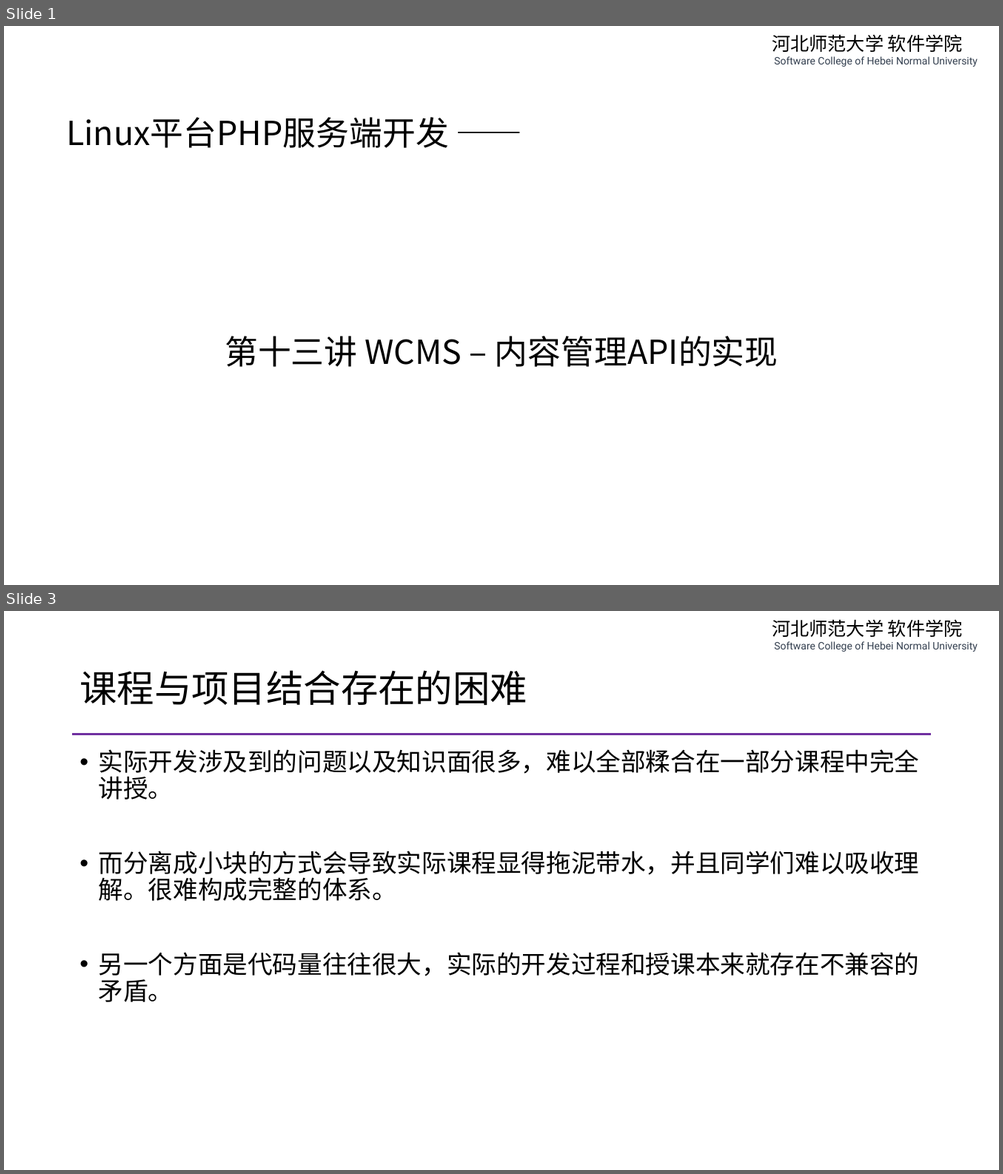
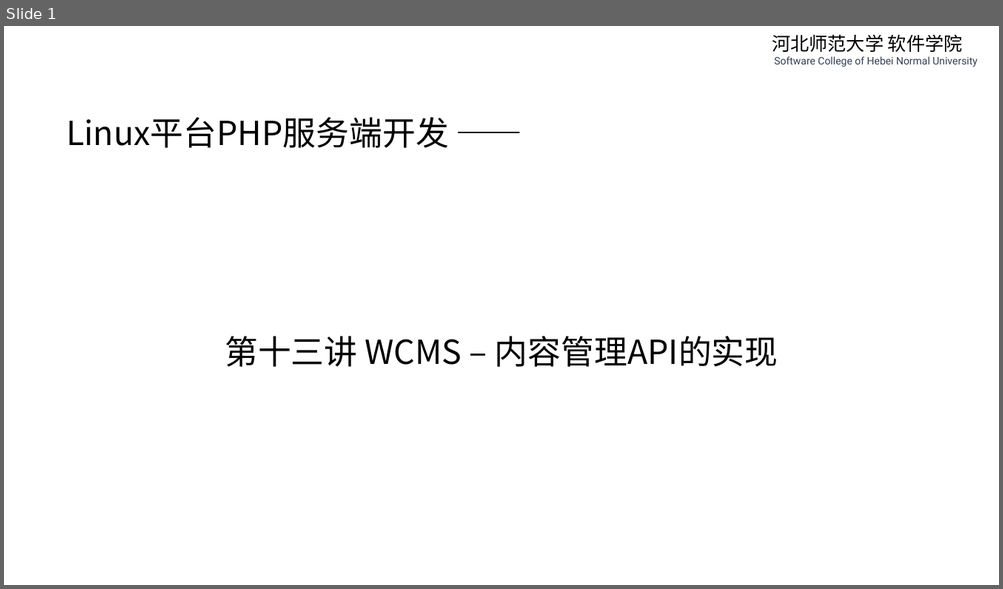
Before and after one commit to edu2act/course-php-serverside-development-on-linux, a slide deck: materials/slides/ch13-wcms-content-management.pptx. Shown one above the other, each under a label of ours: slides 1 and 3 before the commit, slide 1 after it; the slides between them are not shown. The pictures are 1003x1174 and 1003x589 pixels, drawn with LibreOffice and Linux fonts; fonts in the diff are those of the drawing. Boxes give left, top, right and bottom in pixels: in the first picture for what was removed or moved away, otherwise in the second. Text is boxed around its words. In the diff, an @@ line names an element or a change of style, - is before the commit and + after.

```diff
--- a/materials/slides/ch13-wcms-content-management.pptx
+++ b/materials/slides/ch13-wcms-content-management.pptx
@@ slide 3 removed at (x1=4, y1=611, x2=999, y2=1170), background #FFFFFF; not listed: 1 template element that a slide beside it also shows @@
@@ title removed at (x1=79, y1=670, x2=527, y2=705) @@
-课程与项目结合存在的困难
@@ line removed from (73, 734) to (930, 734) @@
@@ text removed at (x1=99, y1=749, x2=919, y2=1002) @@
-• 实际开发涉及到的问题以及知识面很多，难以全部糅合在一部分课程中完全讲授。
-• 而分离成小块的方式会导致实际课程显得拖泥带水，并且同学们难以吸收理解。很难构成完整的体系。
-• 另一个方面是代码量往往很大，实际的开发过程和授课本来就存在不兼容的矛盾。
```
Also in this commit, not shown: 1 slide changed, 6 slides added, 4 other slides removed, 8 other files.
